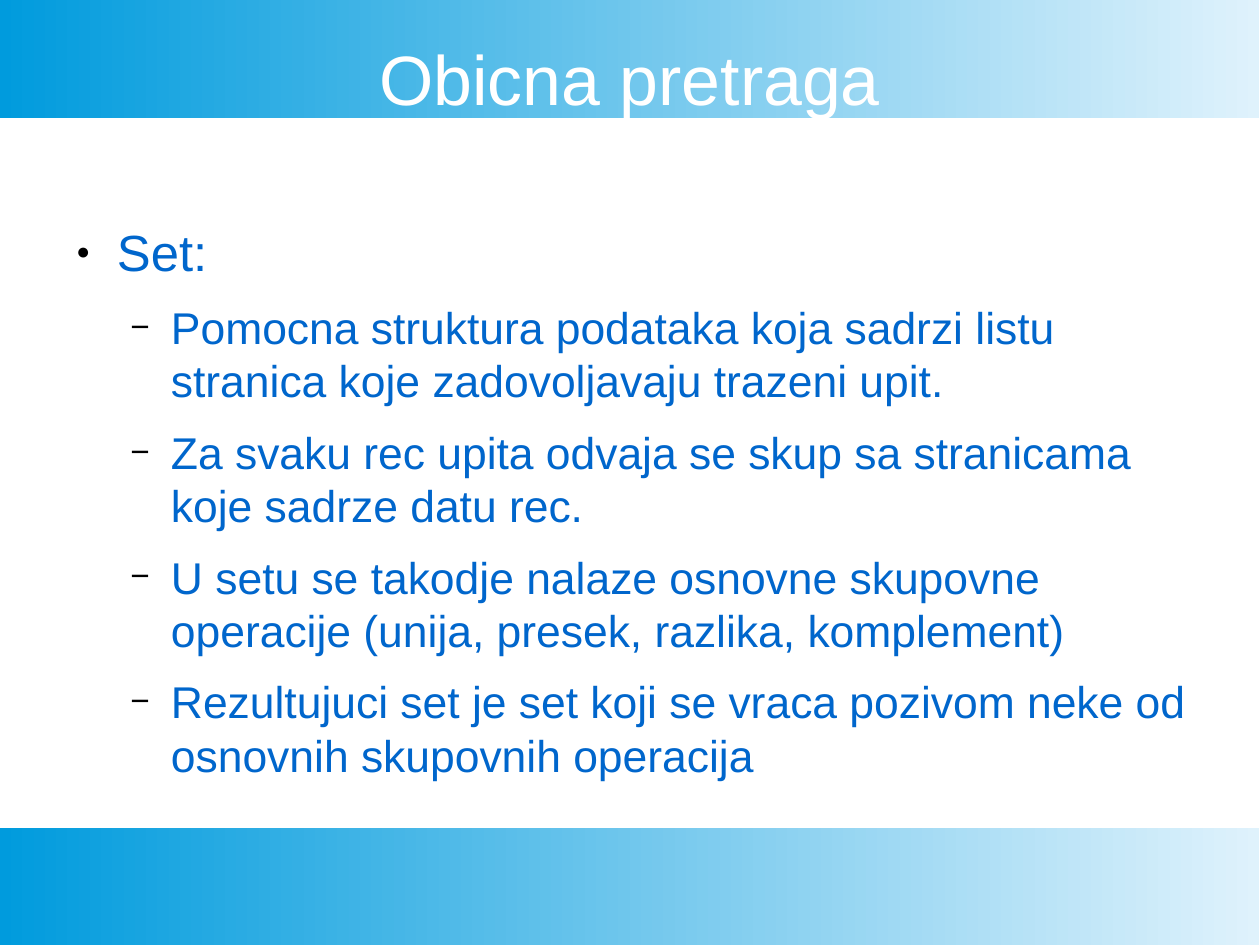
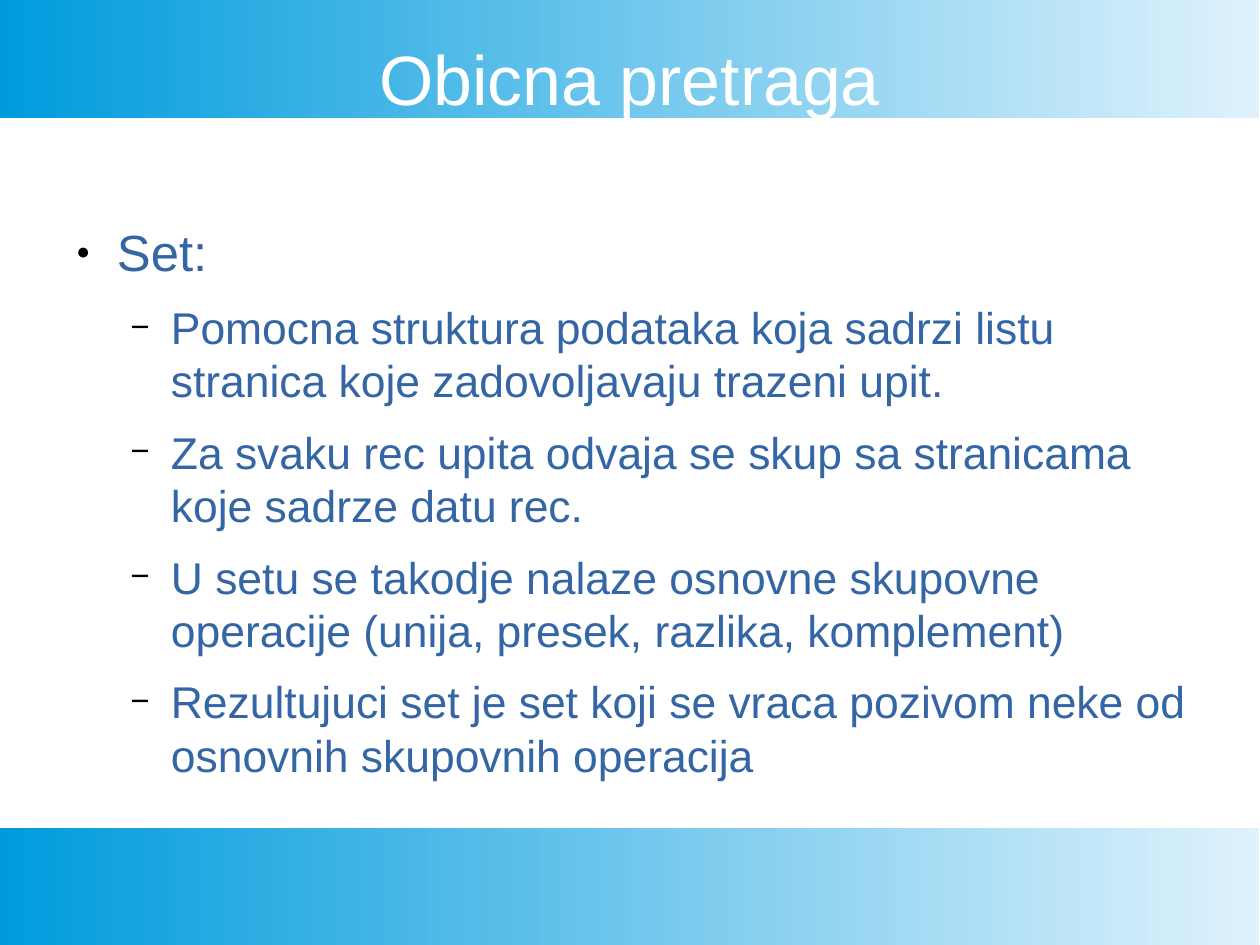
Before and after one commit to FTN-E2-materials/SearchEngine, a slide deck: slide 12 of ProjekatPrezentacija.pptx (slide 9 before the commit). Drawn at 1260x945 pixels with LibreOffice and Linux fonts; fonts in the diff are those of the drawing. Boxes give left, top, right and bottom in pixels: in the first picture for what was removed or moved away, otherwise in the second. Text is boxed around its words. In the diff, an @@ line names an element or a change of style, - is before the commit and + after.

```diff
--- a/ProjekatPrezentacija.pptx
+++ b/ProjekatPrezentacija.pptx
@@ text "Set:" at [117,235,1185,781]: text colour #0066CC to #3465A4 @@
```
Also in this commit, not shown: 19 other slides changed, 3 slides added.
